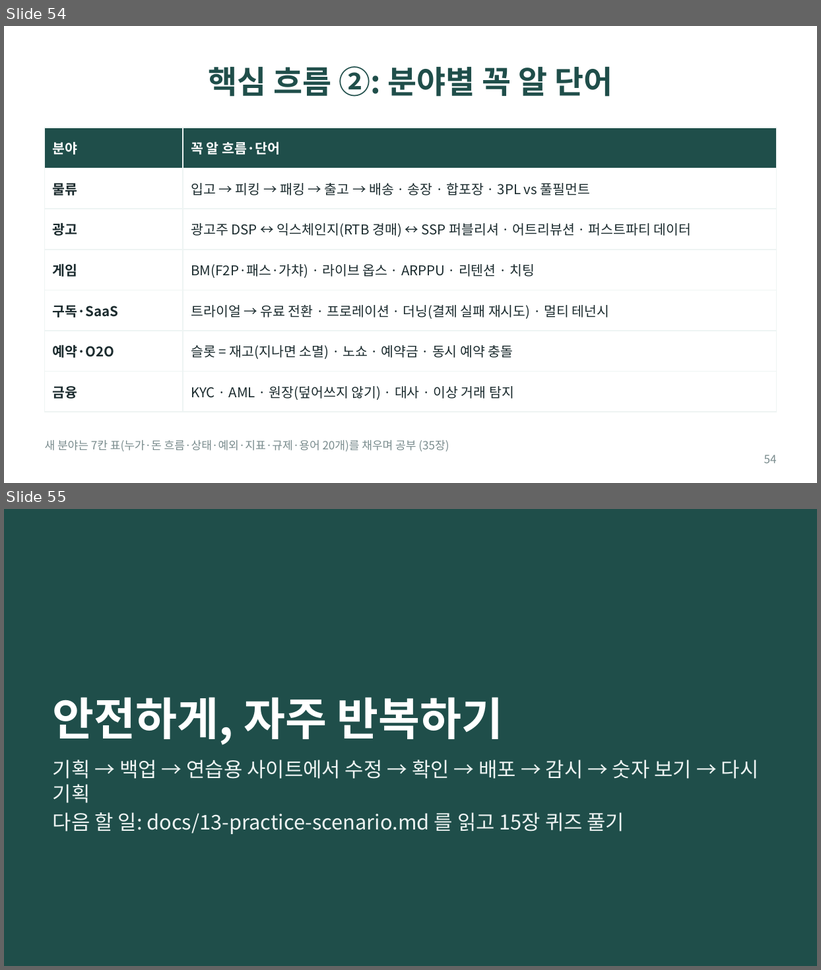
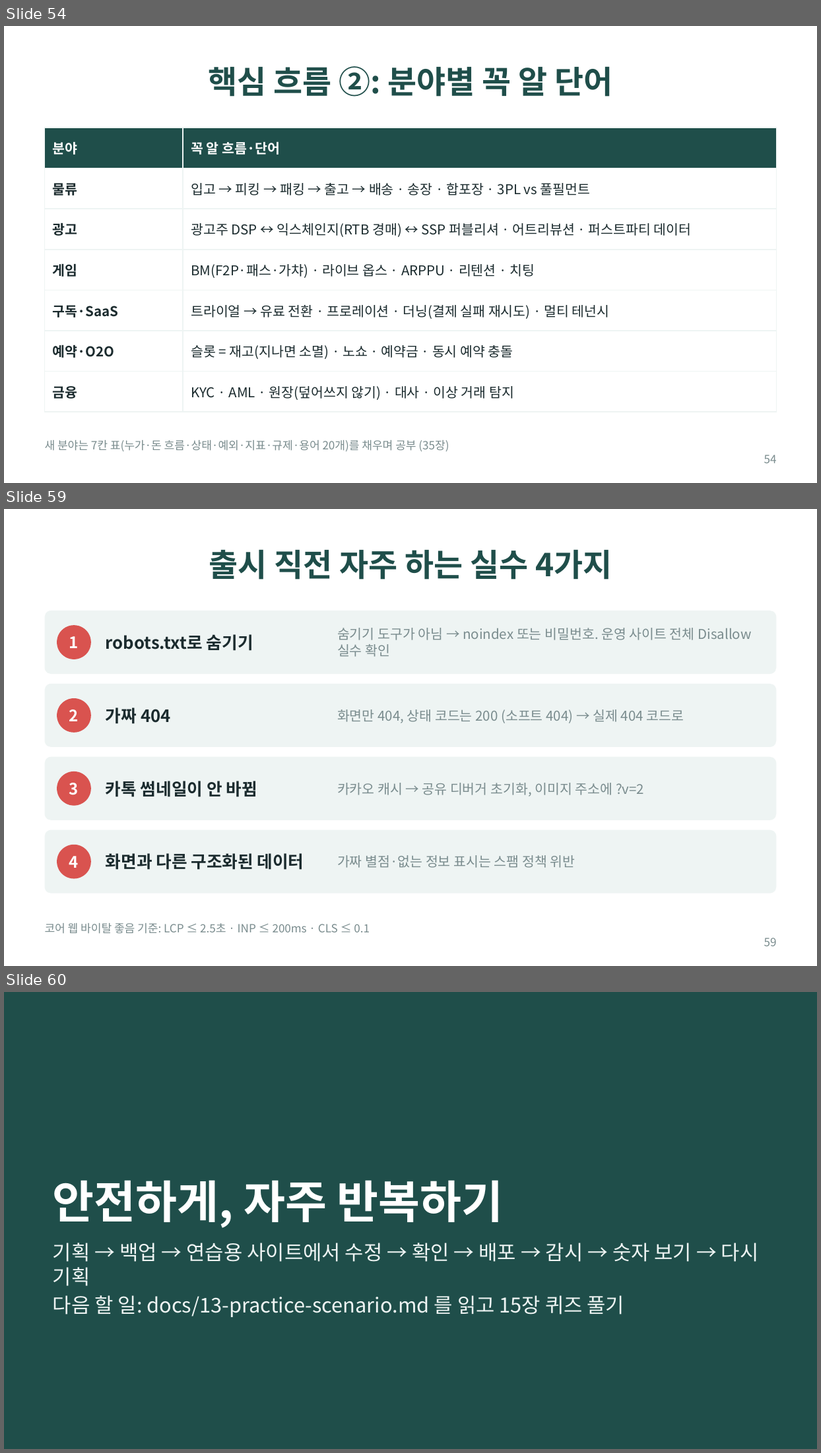
Before and after one commit to bincodin-ko/stanford-study, a slide deck: slides/internet-business-101.pptx. Shown one above the other, each under a label of ours: slides 54 and 55 before the commit, slides 54, 59 and 60 after it; the slides between them are not shown. The pictures are 821x970 and 821x1453 pixels, drawn with LibreOffice and Linux fonts; fonts in the diff are those of the drawing. Boxes give left, top, right and bottom in pixels: in the first picture for what was removed or moved away, otherwise in the second. Text is boxed around its words. In the diff, an @@ line names an element or a change of style, - is before the commit and + after.

```diff
--- a/slides/internet-business-101.pptx
+++ b/slides/internet-business-101.pptx
@@ slide 59 added at (x1=4, y1=509, x2=817, y2=966), background #FFFFFF @@
@@ title added at (x1=209, y1=549, x2=612, y2=580), 28 pt, text #1F4E4A, bold @@
+출시 직전 자주 하는 실수 4가지
@@ rounded rectangle added at (x1=45, y1=611, x2=776, y2=674), fill #EEF4F3 @@
@@ ellipse added at (x1=57, y1=625, x2=91, y2=659), fill #D9534F @@
@@ text added at (x1=69, y1=636, x2=79, y2=648), 14 pt, text #FFFFFF, bold @@
+1
@@ text added at (x1=106, y1=634, x2=253, y2=651), 15 pt, text #1B2B2E, bold @@
+robots.txt로 숨기기
@@ text added at (x1=337, y1=628, x2=751, y2=657), 12 pt, text #7A8C8E @@
+숨기기 도구가 아님 → noindex 또는 비밀번호. 운영 사이트 전체 Disallow 실수 확인
@@ rounded rectangle added at (x1=45, y1=684, x2=776, y2=747), fill #EEF4F3 @@
@@ ellipse added at (x1=57, y1=698, x2=91, y2=733), fill #D9534F @@
@@ text added at (x1=69, y1=710, x2=79, y2=722), 14 pt, text #FFFFFF, bold @@
+2
@@ text added at (x1=106, y1=708, x2=170, y2=724), 15 pt, text #1B2B2E, bold @@
+가짜 404
@@ text added at (x1=337, y1=710, x2=684, y2=723), 12 pt, text #7A8C8E @@
+화면만 404, 상태 코드는 200 (소프트 404) → 실제 404 코드로
@@ rounded rectangle added at (x1=45, y1=757, x2=776, y2=821), fill #EEF4F3 @@
@@ ellipse added at (x1=57, y1=772, x2=91, y2=806), fill #D9534F @@
@@ text added at (x1=69, y1=783, x2=79, y2=795), 14 pt, text #FFFFFF, bold @@
+3
@@ text added at (x1=106, y1=781, x2=257, y2=797), 15 pt, text #1B2B2E, bold @@
+카톡 썸네일이 안 바뀜
@@ text added at (x1=337, y1=783, x2=644, y2=797), 12 pt, text #7A8C8E @@
+카카오 캐시 → 공유 디버거 초기화, 이미지 주소에 ?v=2
@@ rounded rectangle added at (x1=45, y1=830, x2=776, y2=894), fill #EEF4F3 @@
@@ ellipse added at (x1=57, y1=845, x2=91, y2=879), fill #D9534F @@
@@ text added at (x1=69, y1=856, x2=79, y2=868), 14 pt, text #FFFFFF, bold @@
+4
@@ text added at (x1=106, y1=854, x2=304, y2=870), 15 pt, text #1B2B2E, bold @@
+화면과 다른 구조화된 데이터
@@ text added at (x1=337, y1=855, x2=576, y2=868), 12 pt, text #7A8C8E @@
+가짜 별점·없는 정보 표시는 스팸 정책 위반
@@ text added at (x1=45, y1=923, x2=370, y2=934), 10 pt, text #7A8C8E @@
+코어 웹 바이탈 좋음 기준: LCP ≤ 2.5초 · INP ≤ 200ms · CLS ≤ 0.1
@@ page number added at (x1=764, y1=938, x2=777, y2=947), 10 pt, text #7A8C8E @@
+59
@@ what was slide 55 is now slide 60 @@
```
Also in this commit, not shown: 4 other slides added, 9 other files.
